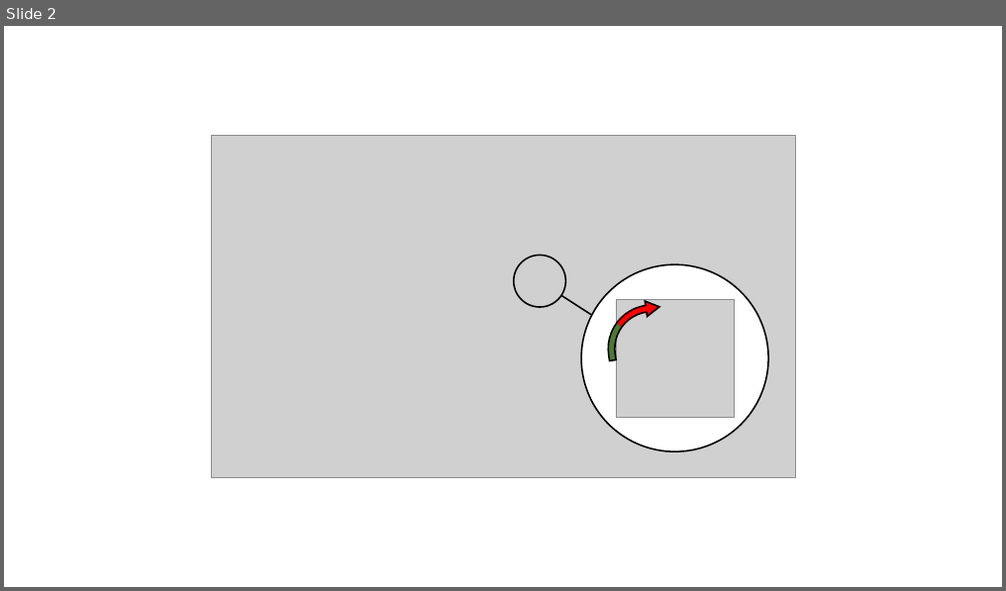
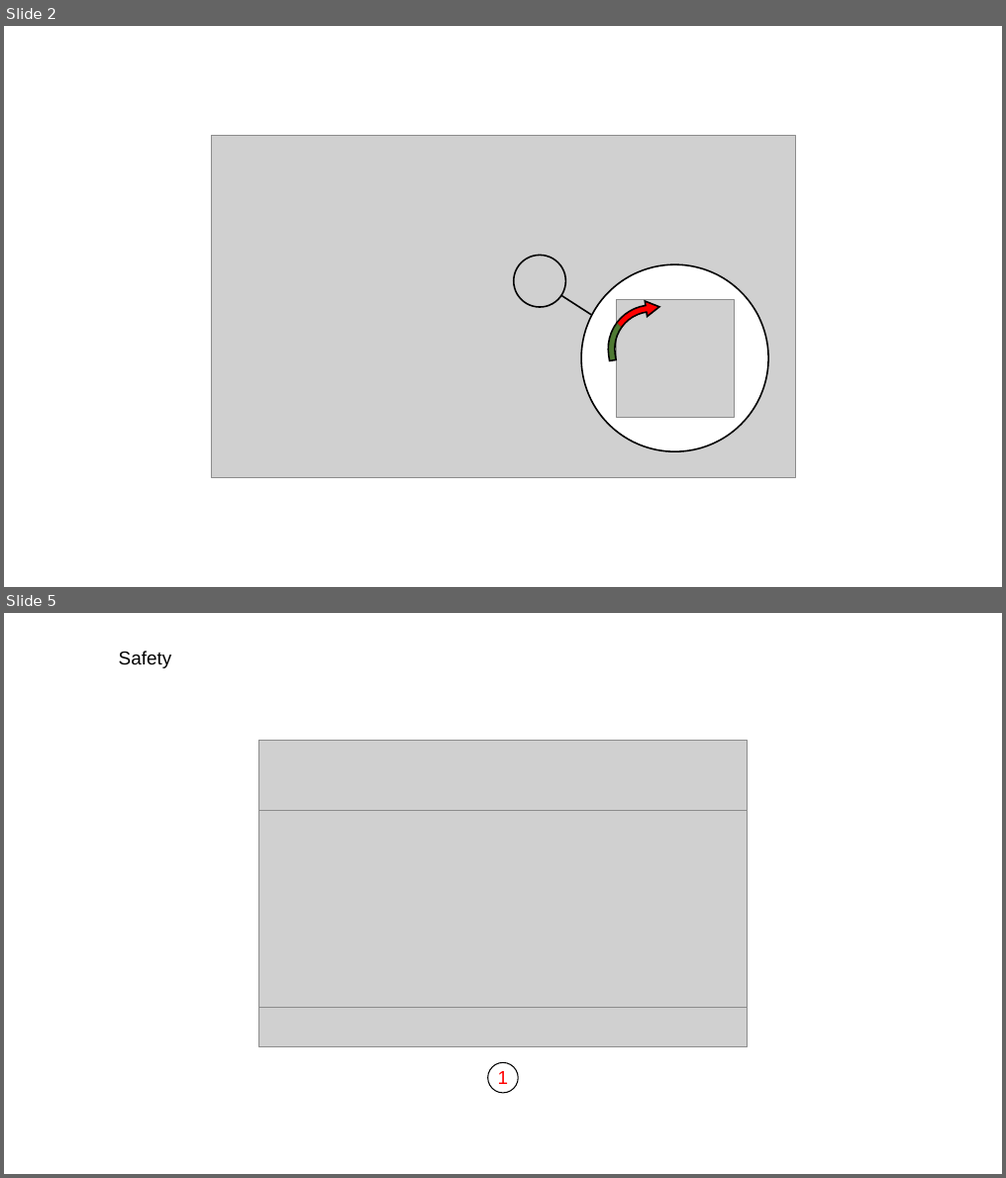
Before and after one commit to jhu-hemi-aimd/Siemens-S7-1500-PLC, a slide deck: content/applied-controls-demo/images/Figures.pptx. Shown one above the other, each under a label of ours: slide 2 before the commit, slides 2 and 5 after it; the slides between them are not shown. The pictures are 1006x591 and 1006x1178 pixels, drawn with LibreOffice and Linux fonts; fonts in the diff are those of the drawing; grey boxes stand for pictures. Boxes give left, top, right and bottom in pixels: in the first picture for what was removed or moved away, otherwise in the second. Text is boxed around its words. In the diff, an @@ line names an element or a change of style, - is before the commit and + after.

```diff
--- a/content/applied-controls-demo/images/Figures.pptx
+++ b/content/applied-controls-demo/images/Figures.pptx
@@ slide 5 added at [4, 613, 1002, 1174], background #FFFFFF @@
@@ text added at [119, 651, 172, 668], 18 pt, text #000000 @@
+Safety
@@ picture added at [258, 741, 747, 1048] @@
@@ picture added at [258, 811, 747, 1008] @@
@@ ellipse added at [487, 1062, 518, 1093], outline #000000 1 pt @@
@@ text added at [498, 1071, 509, 1084], 18 pt, text #FF0000 @@
+1
```
Also in this commit, not shown: 2 other slides added, 3 other files.
